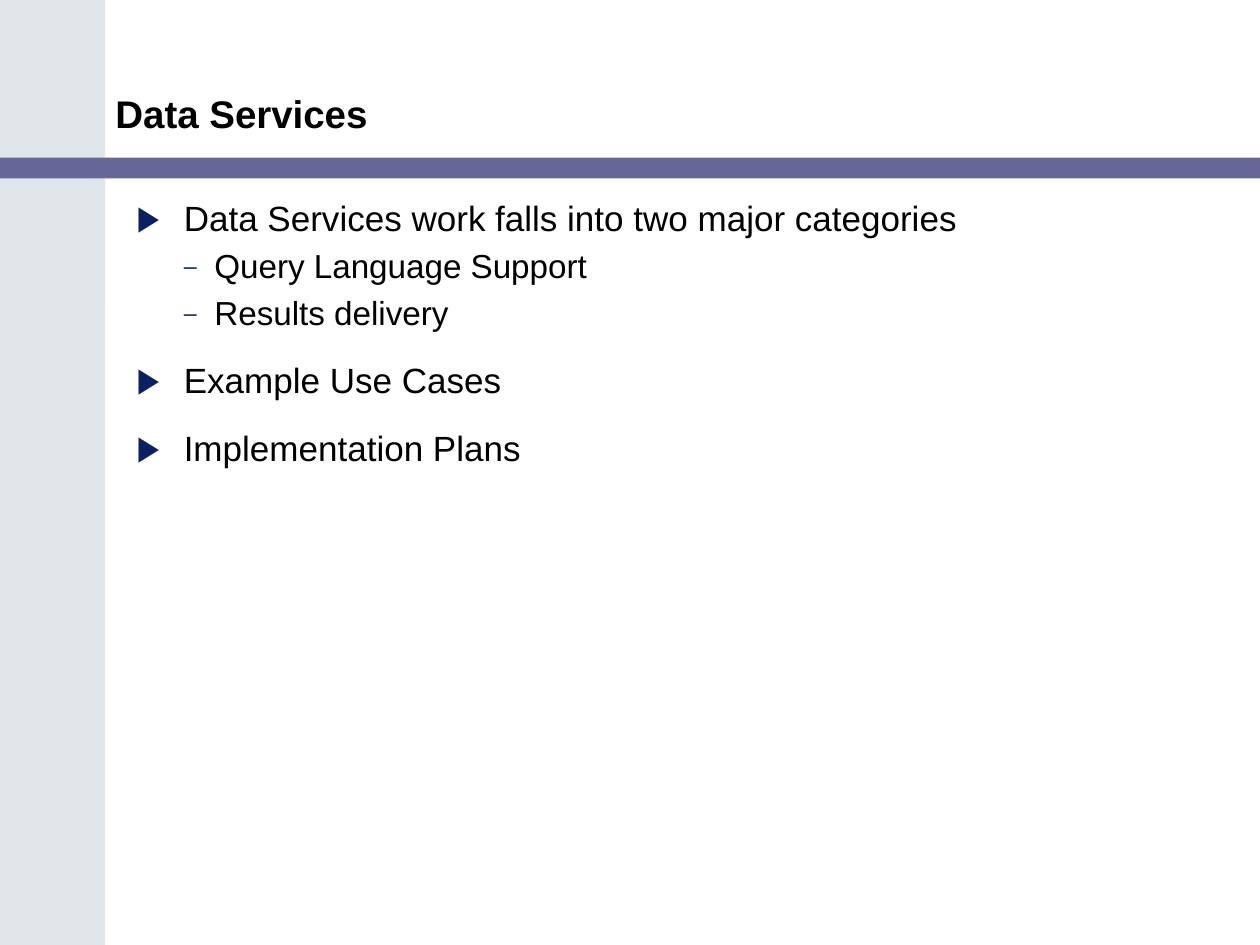
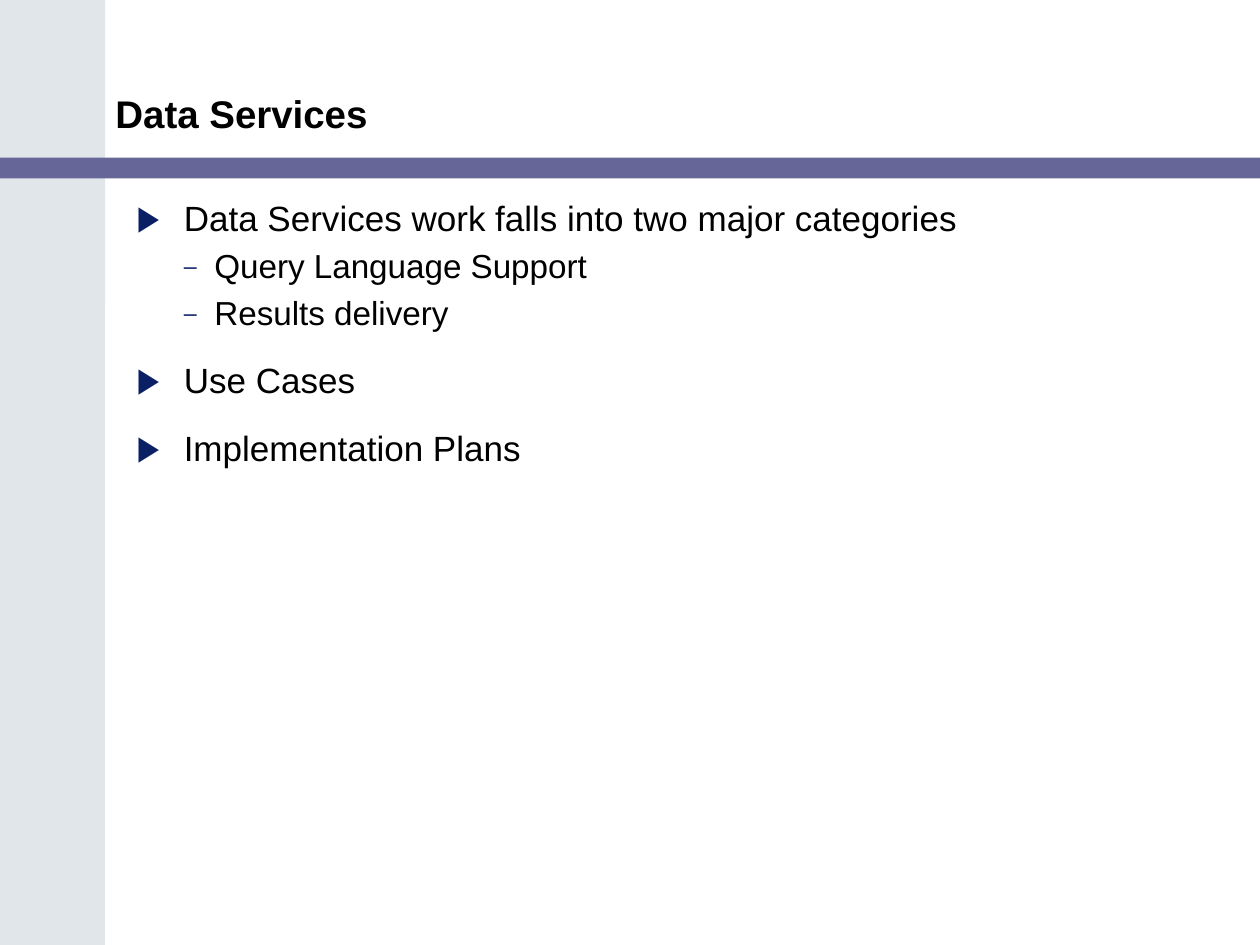
Before and after one commit to NCIP/cagrid-portal, a slide deck: slide 13 of cagrid-1-0/Documentation/presentations/200602_VCDE_ARCH/caGrid_Update_Arch_VCDE_Feb1.ppt. Drawn at 1260x945 pixels with LibreOffice and Linux fonts; fonts in the diff are those of the drawing; background and template pictures are left out. Boxes give left, top, right and bottom in pixels: in the first picture for what was removed or moved away, otherwise in the second. Text is boxed around its words. In the diff, an @@ line names an element or a change of style, - is before the commit and + after.

Commit message:
added bill's use cases

```diff
--- a/cagrid-1-0/Documentation/presentations/200602_VCDE_ARCH/caGrid_Update_Arch_VCDE_Feb1.ppt
+++ b/cagrid-1-0/Documentation/presentations/200602_VCDE_ARCH/caGrid_Update_Arch_VCDE_Feb1.ppt
@@ text at <box>184,368,355,394</box>: text changed @@
-▶ Example Use Cases
+▶ Use Cases
```
Also in this commit, not shown: 6 other slides changed, 1 slide added, 1 slide removed.
